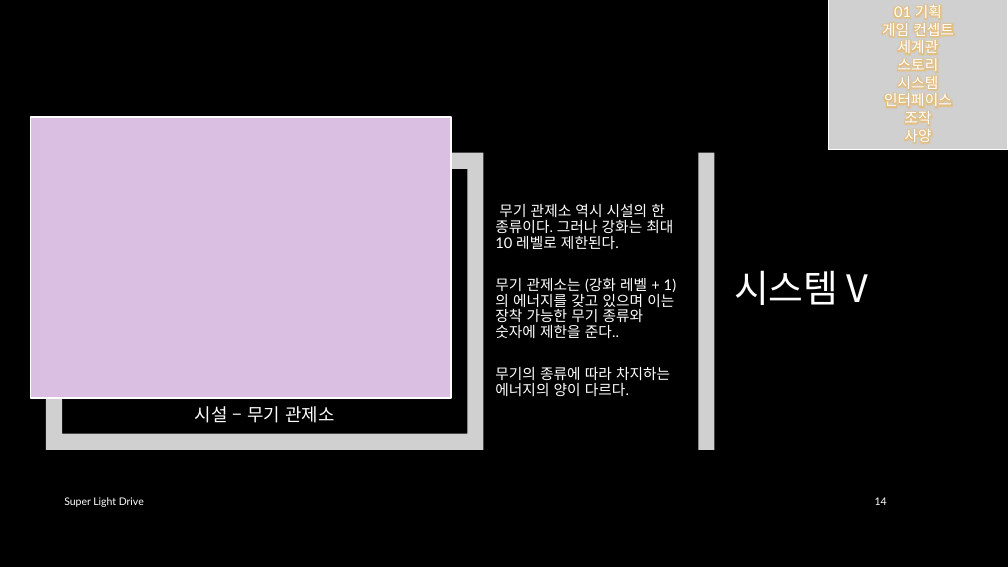
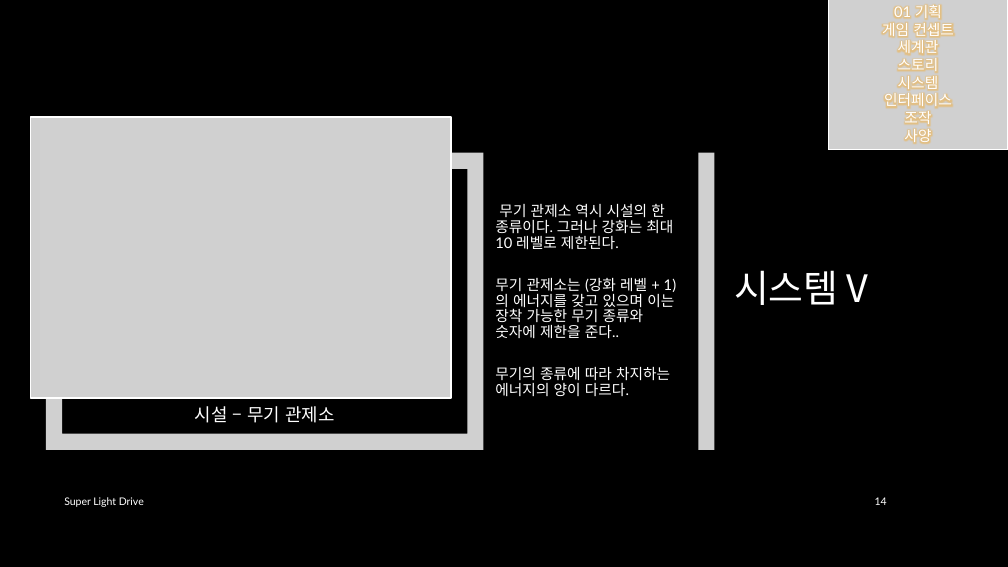
Before and after one commit to iconstudio/2017-Platformer, a slide deck: slide 14 of slides/SuperLightDrive_20171228.pptx. Drawn at 1008x567 pixels with LibreOffice and Linux fonts; fonts in the diff are those of the drawing; grey boxes stand for pictures; background and template pictures are left out. Boxes give left, top, right and bottom in pixels: in the first picture for what was removed or moved away, otherwise in the second. Text is boxed around its words. In the diff, an @@ line names an element or a change of style, - is before the commit and + after.

```diff
--- a/slides/SuperLightDrive_20171228.pptx
+++ b/slides/SuperLightDrive_20171228.pptx
@@ rectangle removed at bbox=[30, 117, 451, 399] @@
@@ picture added at bbox=[30, 117, 451, 399] @@
```
Also in this commit, not shown: 6 other slides changed.
